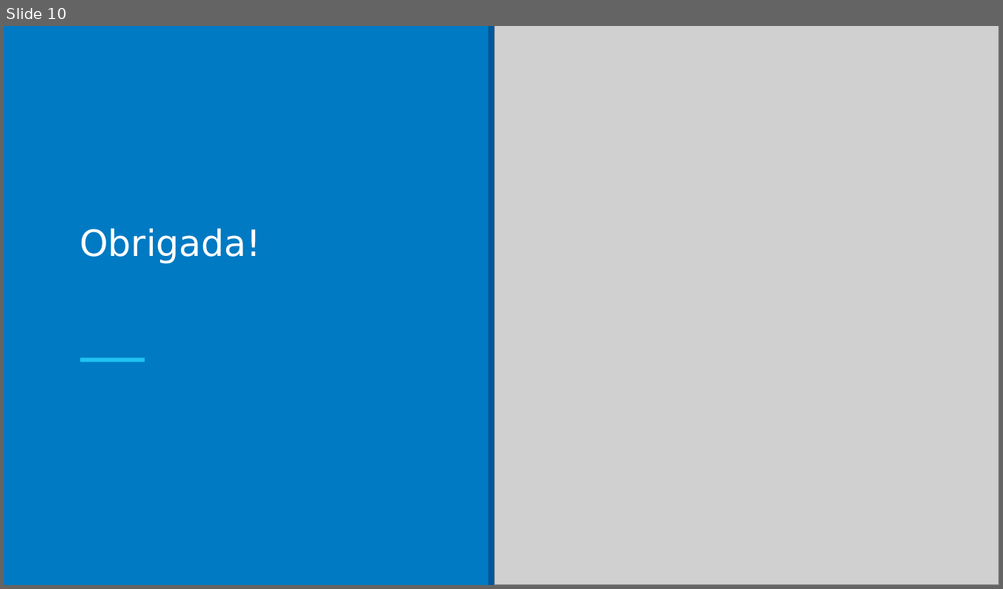
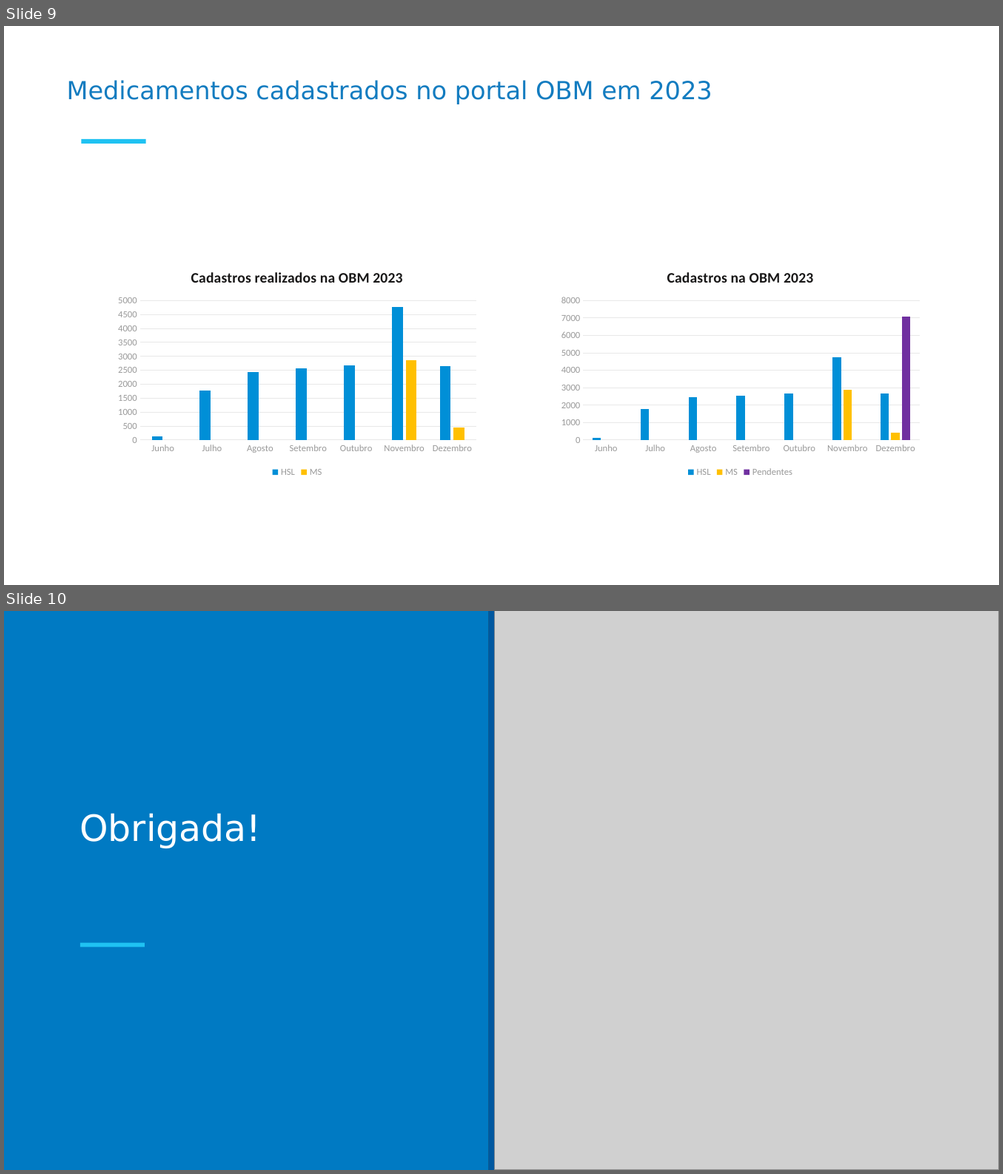
Before and after one commit to moaassis/https-git-codecommit.sa-east-1.amazonaws.com-v1-repos-ips-brasil-documentos, a slide deck: Gestão do Projeto/ApresentacoesProjeto/ips_entregav2_Dez2023.pptx. Shown one above the other, each under a label of ours: slide 10 before the commit, slides 9 and 10 after it. The pictures are 1003x589 and 1003x1174 pixels, drawn with LibreOffice and Linux fonts; fonts in the diff are those of the drawing; grey boxes stand for pictures; background and template pictures are left out; a plain dark background stands for a picture behind light text. Boxes give left, top, right and bottom in pixels: in the first picture for what was removed or moved away, otherwise in the second. Text is boxed around its words. In the diff, an @@ line names an element or a change of style, - is before the commit and + after.

```diff
--- a/Gestão do Projeto/ApresentacoesProjeto/ips_entregav2_Dez2023.pptx
+++ b/Gestão do Projeto/ApresentacoesProjeto/ips_entregav2_Dez2023.pptx
@@ slide 9 added at bbox=[4, 26, 999, 585], background picture (left out) @@
@@ text added at bbox=[67, 80, 711, 104], 24 pt, text #137CC0 @@
+Medicamentos cadastrados no portal OBM em 2023
@@ rectangle added at bbox=[82, 139, 147, 144], fill #1FC2F2 @@
@@ column chart added at bbox=[111, 258, 484, 481] @@
+title "Cadastros realizados na OBM 2023 "
+categories: Junho , Julho, Agosto, Setembro, Outubro, Novembro, Dezembro
+HSL: 100, 1800, 2400, 2600, 2700, 4800, 2600
+MS: -, -, -, -, -, 2900, 400
@@ column chart added at bbox=[554, 258, 927, 481] @@
+title "Cadastros na OBM 2023 "
+categories: Junho , Julho, Agosto, Setembro, Outubro, Novembro, Dezembro
+HSL: 100, 1800, 2400, 2600, 2700, 4800, 2600
+MS: -, -, -, -, -, 2900, 400
+Pendentes: -, -, -, -, -, -, 7100
```
Also in this commit, not shown: 3 slides changed, 1 other slide added, 2 slides removed.
